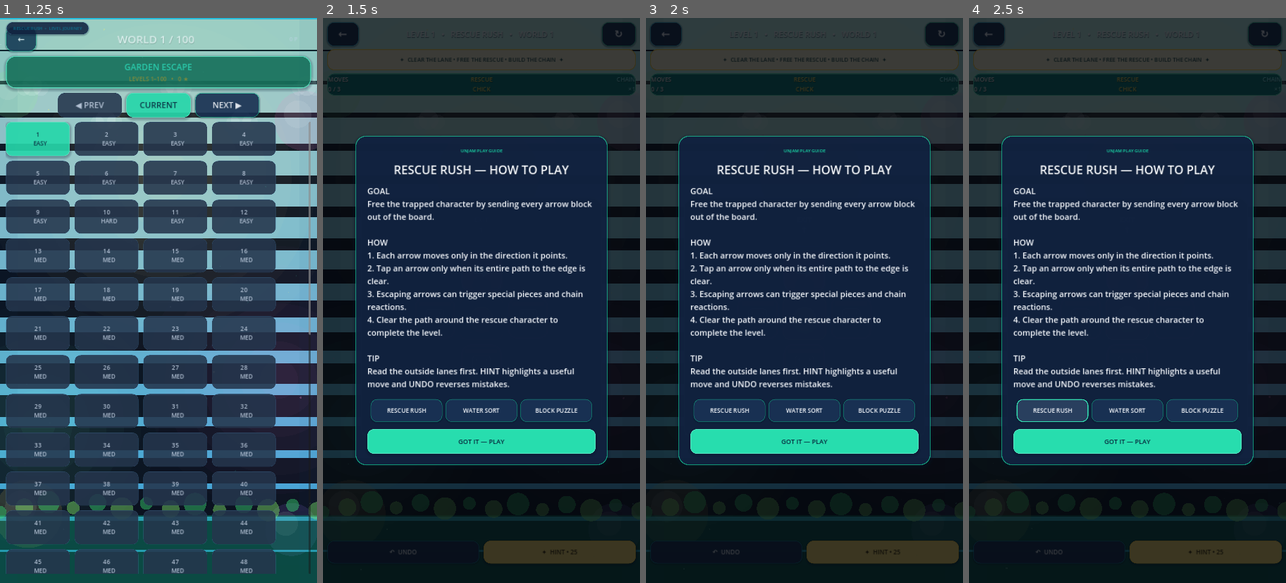
Above: before the commit, frames 1-4 (left to right).
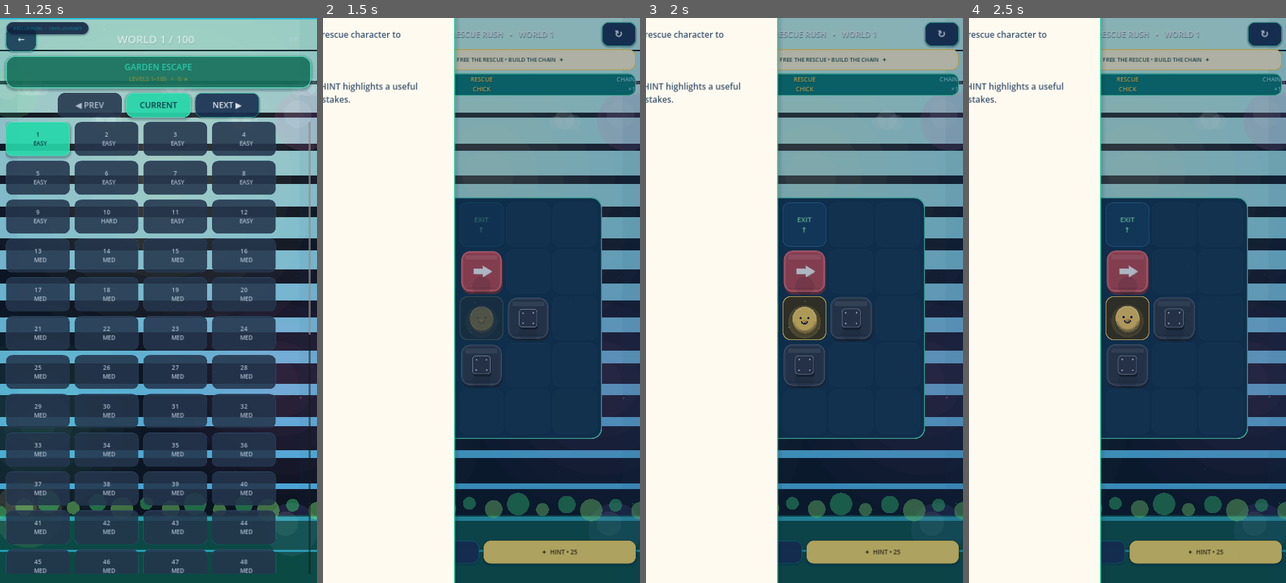
Above: after the commit, the same moments.

Repository: eghosa001/unjam
Game: Godot game, scene res://scenes/Main.tscn
Two runs of this game, one before a commit and one after it. Both use one fixed random seed, a clock stepped at 60 frames per second and the inputs below.
Inputs (mouse positions are in pixels of both pictures, inside the frame that each line leads up to):
- Up to frame 1 (1.25 s): click "PLAY NOW • LEVEL 1" at 0.5 s
- Up to frame 2 (1.5 s): click "1 EASY" at 1.25 s
- Up to frame 3 (2 s): no input
- Up to frame 4 (2.5 s): click (1051, 407) at 2 s, where only the run before the commit has a clickable "RESCUE RUSH"

Frame 1 is identical in both runs. In frame 2, 83% of the frame differs, in the area x 0-100%, y 0-100%; in frame 3, 85%; in frame 4, 85%.

Commit message:
feat: brighten tutorials to vibrant reference quality

Diff:
--- a/scripts/ui/ux_shell_casual.gd
+++ b/scripts/ui/ux_shell_casual.gd
@@ -1,4 +1,6 @@
 extends "res://scripts/ui/ux_shell_premium.gd"
+
+const VIBRANT_REFERENCE_TARGET := "approved-colorful-reference"
 
 func _main() -> Node:
 	var parent := get_parent()
@@ -9,18 +11,20 @@
 func _build_shell() -> void:
 	super._build_shell()
 	_compact_shell()
+	_vibrant_tutorial_shell()
 
 func _after_shell_sync() -> void:
 	_compact_shell()
+
+func show_tutorial(game_id: String = "rescue_rush") -> void:
+	super.show_tutorial(game_id)
+	_vibrant_tutorial_shell(game_id)
 
 func _compact_shell() -> void:
 	if help_button != null:
 		help_button.text = "?"
 		help_button.custom_minimum_size = Vector2(72, 72)
 		help_button.size = Vector2(72, 72)
-		# CanvasLayer is not a Control parent, so anchor presets do not provide a
-		# usable bottom-left reference. Position directly in viewport coordinates,
-		# then lift above any gameplay footer that occupies the same space.
 		var viewport_size := get_viewport().get_visible_rect().size
 		var desired := Vector2(24, maxf(24.0, viewport_size.y - 96.0))
 		var footer: Control = _gameplay_footer()
@@ -33,9 +37,43 @@
 		help_button.add_theme_font_size_override("font_size", 28)
 		help_button.tooltip_text = "How to play"
 	if theme_button != null:
-		# Appearance is already a first-class Settings row; a second floating
-		# theme control is redundant and adds visual noise.
 		theme_button.visible = false
+
+func _vibrant_tutorial_shell(game_id: String = "") -> void:
+	if tutorial_panel == null or tutorial_layer == null:
+		return
+	var id := game_id if not game_id.is_empty() else _current_game()
+	if id not in PremiumDesignSystem.GAME_ACCENTS:
+		id = "rescue_rush"
+	var gradient: Array = PremiumDesignSystem.game_gradient(id)
+	var primary: Color = gradient[0]
+	var secondary: Color = gradient[1]
+	var dim := tutorial_layer.get_node_or_null("TutorialDim") as ColorRect
+	if dim != null:
+		dim.color = Color(0.05, 0.15, 0.28, 0.34)
+	tutorial_panel.position = Vector2(-450, -580)
+	tutorial_panel.custom_minimum_size = Vector2(900, 1160)
+	tutorial_panel.add_theme_stylebox_override("panel", PremiumDesignSystem.box(Color("fffaf0"), 40, Color(primary.lightened(0.18), 0.96), 4, 18, false))
+	if tutorial_title != null:
+		tutorial_title.add_theme_font_size_override("font_size", 44)
+		tutorial_title.add_theme_color_override("font_color", secondary.darkened(0.34))
+		tutorial_title.add_theme_color_override("font_shadow_color", Color(1, 1, 1, 0.65))
+		tutorial_title.add_theme_constant_override("shadow_offset_y", 2)
+	if tutorial_body != null:
+		tutorial_body.add_theme_font_size_override("font_size", 29)
+		tutorial_body.add_theme_color_override("font_color", Color("36516d"))
+	var close := tutorial_panel.find_child("TutorialClose", true, false) as Button
+	if close != null:
+		PremiumDesignSystem.apply_button(close, true, primary, "primary", 26)
+	for child in tutorial_panel.find_children("*", "Button", true, false):
+		var button := child as Button
+		if button != null and button != close:
+			var color := primary
+			if button.text.contains("WATER"):
+				color = PremiumDesignSystem.accent_for_game("water_sort")
+			elif button.text.contains("BLOCK"):
+				color = PremiumDesignSystem.accent_for_game("block_puzzle")
+			PremiumDesignSystem.apply_button(button, true, color, "secondary", 22)
 
 func _gameplay_footer() -> Control:
 	var main := _main()
